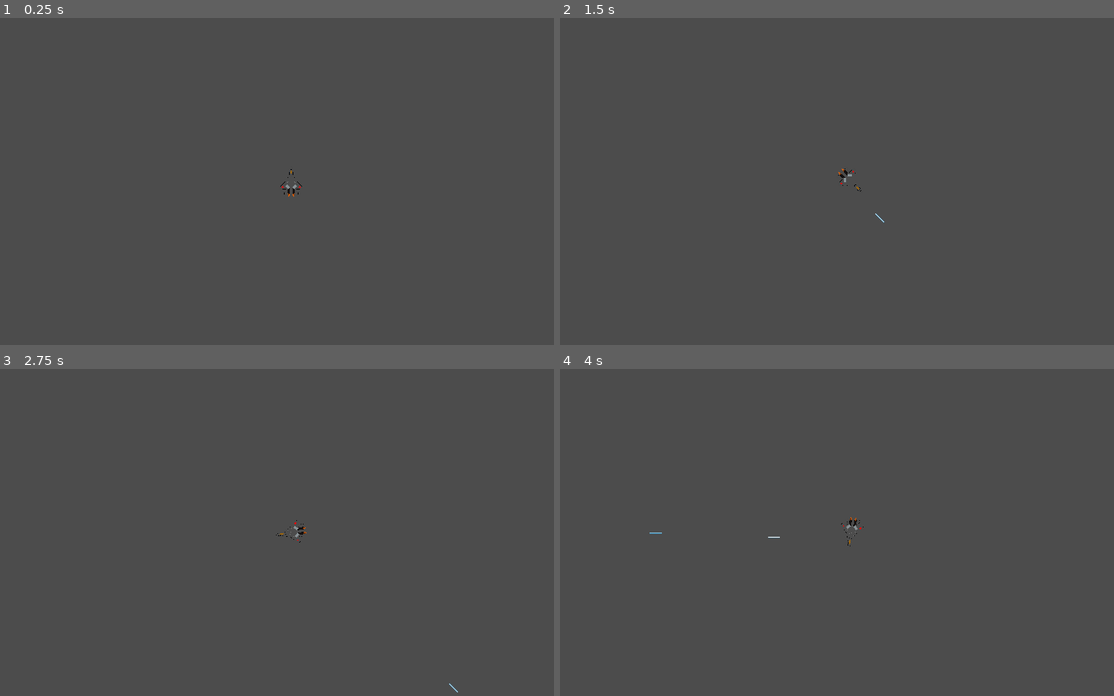
Above: before the commit, frames 1-4 (two rows, left to right).
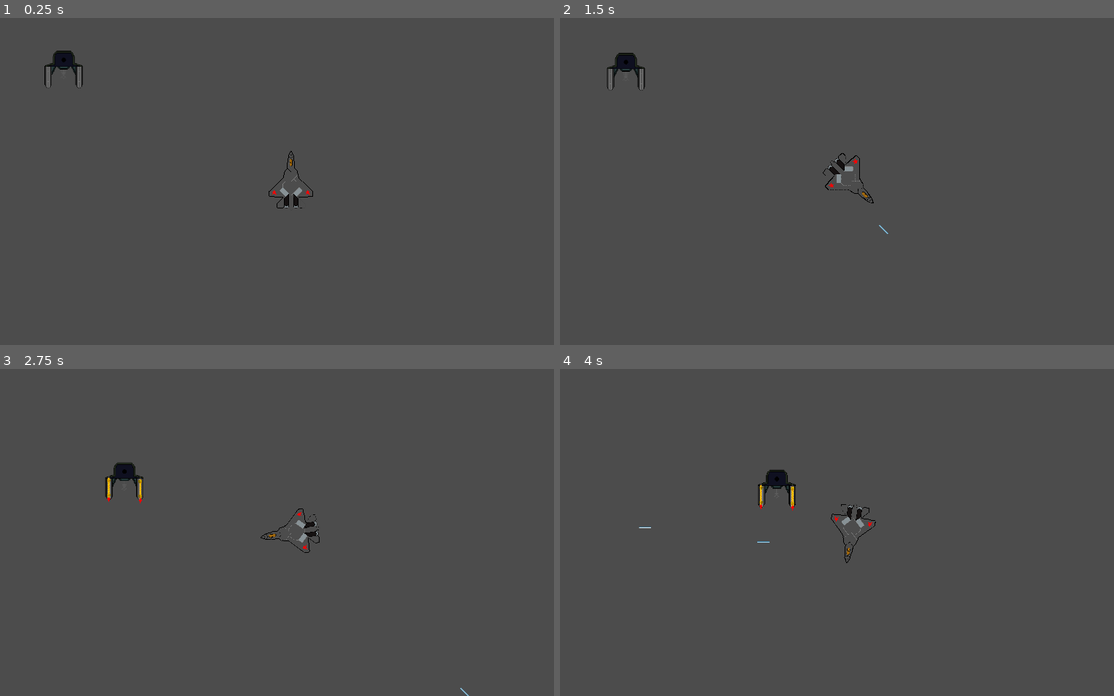
Above: after the commit, the same moments.

Repository: devGameJavali/Boar-Invaders
Game: Godot game, scene res://Scenario/Tests.tscn
The game is run twice, just before and just after one commit, with the same random seed, the same clock (stepped at 60 frames per second) and the same inputs. The project has no main scene, so this scene is started directly.
Inputs (mouse positions are in pixels of both pictures, inside the frame that each line leads up to):
- Up to frame 1 (0.25 s): no input
- Up to frame 2 (1.5 s): tap Enter at 0.5 s; move the mouse to (981, 165) at 0.52 s; press the mouse at (981, 165) at 0.53 s; hold Right (ui_right) 0.53-1.28 s; move the mouse to (737, 197) at 1.27 s; release the mouse at (737, 197) at 1.28 s; hold Down (ui_down) from 1.28 s (still down); right-click (737, 197) at 1.35 s
- Up to frame 3 (2.75 s): move the mouse to (349, 460) at 2.02 s; release Down (ui_down) at 2.03 s; press the mouse at (349, 460) at 2.03 s; hold Right (ui_right) from 2.03 s (still down)
- Up to frame 4 (4 s): move the mouse to (820, 597) at 2.77 s; release Right (ui_right) at 2.78 s; release the mouse at (820, 597) at 2.78 s; hold Up (ui_up) 2.78-3.53 s; right-click (820, 597) at 2.85 s; click (820, 597) at 2.92 s; move the mouse to (1025, 581) at 3.52 s; press the mouse at (1025, 581) at 3.53 s; hold Left (ui_left) from 3.53 s (still down)

The runs differ from the first frame. In frame 1, 0.6% of the frame differs, in the area x 8-57%, y 10-59%; in frame 2, 0.6%; in frame 3, 0.6%; in frame 4, 0.6%, in the area x 14-58%, y 30-60%.

Commit message:
Graphical fire and rocket launcher improvements

Diff:
--- a/Enemies/Invader/Army.gd
+++ b/Enemies/Invader/Army.gd
@@ -5,9 +5,17 @@
 func lTween():
 	$Tween.interpolate_property(self,"position",position,Vector2(position.x-move,position.y),0.3,Tween.TRANS_CUBIC,Tween.EASE_IN)
 	$Tween.start()
+	for i in $troops.get_children():
+		if i.name == "reTimer":
+			continue
+		i._leftFire(1)
 func rTween():
 	$Tween.interpolate_property(self,"position",position,Vector2(position.x+move,position.y),0.3,Tween.TRANS_CUBIC,Tween.EASE_IN)
 	$Tween.start()
+	for i in $troops.get_children():
+		if i.name == "reTimer":
+			continue
+		i._rightFire(1)
 func dTween():
 	$Tween.interpolate_property(self,"position",position,Vector2(position.x,position.y+move),0.3,Tween.TRANS_CUBIC,Tween.EASE_IN)
 	$Tween.start()
@@ -15,6 +23,7 @@
 
 
 func _on_actionTimer_timeout():
+	print($troops.get_children())
 	if act%8 == 0:
 		dTween()
 		if side ==0:
@@ -29,3 +38,10 @@
 		lTween()
 	act+=1
 	pass # Replace with function body.
+
+
+func _on_Tween_tween_completed(object, key):
+	for i in $troops.get_children():
+		if i.name == "reTimer":
+			continue
+		i._hideFire()
--- a/Enemies/Invader/Army.tscn
+++ b/Enemies/Invader/Army.tscn
@@ -2,8 +2,6 @@
 
 [ext_resource path="res://Enemies/Invader/Army.gd" type="Script" id=1]
 [ext_resource path="res://Enemies/Invader/troops.gd" type="Script" id=2]
-
-
 
 [node name="Army" type="Node2D"]
 script = ExtResource( 1 )
@@ -23,3 +21,4 @@
 
 [connection signal="timeout" from="troops/reTimer" to="troops" method="_on_reTimer_timeout"]
 [connection signal="timeout" from="actionTimer" to="." method="_on_actionTimer_timeout"]
+[connection signal="tween_completed" from="Tween" to="." method="_on_Tween_tween_completed"]
--- a/Enemies/Invader/Invader.gd
+++ b/Enemies/Invader/Invader.gd
@@ -7,7 +7,6 @@
 
 
 func _on_shoot_timeout():
-	var p = get_global_transform()[2]
 	var action = randi()%12
 	if action ==4:
 		shoot($cL.get_global_transform()[2],root)
@@ -19,3 +18,15 @@
 func _on_Timer_timeout():
 	$shoot.start()
 	pass # Replace with function body.
+
+
+func _leftFire(s):
+	if s == 1:
+		$fireL.show()
+func _rightFire(s):
+	if s == 1:
+		$fireR.show()
+
+func _hideFire():
+	$fireR.hide()
+	$fireL.hide()
--- a/Enemies/Invader/Invader.tscn
+++ b/Enemies/Invader/Invader.tscn
@@ -1,8 +1,8 @@
-[gd_scene load_steps=4 format=2]
+[gd_scene load_steps=5 format=2]
 
 [ext_resource path="res://Enemies/Invader/Invader.gd" type="Script" id=1]
 [ext_resource path="res://Enemies/Invader/ene_1.png" type="Texture" id=2]
-
+[ext_resource path="res://Enemies/Invader/nave_1_fogo.png" type="Texture" id=3]
 
 [sub_resource type="RectangleShape2D" id=1]
 extents = Vector2( 23.8612, 41.467 )
@@ -13,7 +13,7 @@
 position = Vector2( 208.712, 182.149 )
 script = ExtResource( 1 )
 
-[node name="Sprite" type="Sprite" parent="." groups=[
+[node name="body" type="Sprite" parent="." groups=[
 "enemy",
 ]]
 rotation = 3.14159
@@ -42,5 +42,16 @@
 [node name="cM" type="Position2D" parent="."]
 position = Vector2( -0.475647, -45.6626 )
 
+[node name="fireR" type="Sprite" parent="."]
+visible = false
+position = Vector2( -54.5, -25.5 )
+texture = ExtResource( 3 )
+
+[node name="fireL" type="Sprite" parent="."]
+visible = false
+position = Vector2( 55.5, -25.5 )
+texture = ExtResource( 3 )
+flip_h = true
+
 [connection signal="timeout" from="shoot" to="." method="_on_shoot_timeout"]
 [connection signal="timeout" from="Timer" to="." method="_on_Timer_timeout"]
--- a/Enemies/Invader/troops.gd
+++ b/Enemies/Invader/troops.gd
@@ -7,7 +7,6 @@
 	spawn_squad()
 
 func spawn_squad():
-	var start_pos= 110 * size.x
 	for i in range(0,size.x):
 		idList.append([])
 		for j in range(0,size.y):
--- a/Enemies/MissileBatery(3)/Missile.tscn
+++ b/Enemies/MissileBatery(3)/Missile.tscn
@@ -7,6 +7,8 @@
 extents = Vector2( 10, 20 )
 
 [node name="Missile" type="Area2D"]
+rotation = 1.5708
+scale = Vector2( 2, 1 )
 script = ExtResource( 1 )
 
 [node name="Sprite" type="Sprite" parent="." groups=[
@@ -19,4 +21,7 @@
 rotation = 1.5708
 shape = SubResource( 1 )
 
+[node name="start" type="Timer" parent="."]
+
 [connection signal="body_entered" from="." to="." method="_on_Missile_body_entered"]
+[connection signal="timeout" from="start" to="." method="_on_start_timeout"]
--- a/Enemies/MissileBatery(3)/MissileBat.gd
+++ b/Enemies/MissileBatery(3)/MissileBat.gd
@@ -9,6 +9,12 @@
 	return false
 func _on_shooter_timeout():
 	var rocket = missile.instance()
+	var rocket2 = missile.instance()
 	get_node("..").add_child(rocket)
-	rocket.start(get_global_transform(),$"../Ship")
+	get_node("..").add_child(rocket2)
+	rocket.global_transform[2] = $Missile.get_global_transform()[2]
+	rocket2.global_transform[2] = $Missile2.get_global_transform()[2]
+	rocket.start($Missile.get_global_transform(),$"../Ship")
+	rocket2.start($Missile2.get_global_transform(),$"../Ship")
+	#rocket.start(get_global_transform(),$"../Ship")
 	pass # Replace with function body."."
--- a/Enemies/MissileBatery(3)/MissileBat.tscn
+++ b/Enemies/MissileBatery(3)/MissileBat.tscn
@@ -9,6 +9,7 @@
 [node name="MissileBat" type="StaticBody2D" groups=[
 "enemy",
 ]]
+position = Vector2( 226, 134 )
 script = ExtResource( 1 )
 
 [node name="Sprite" type="Sprite" parent="."]
@@ -23,4 +24,14 @@
 [node name="CollisionShape2D" type="CollisionShape2D" parent="."]
 shape = SubResource( 1 )
 
+[node name="Missile" type="Position2D" parent="."]
+position = Vector2( 52, 60 )
+rotation = 1.5708
+scale = Vector2( 2, 1 )
+
+[node name="Missile2" type="Position2D" parent="."]
+position = Vector2( -52, 56 )
+rotation = 1.5708
+scale = Vector2( 2, 1 )
+
 [connection signal="timeout" from="shooter" to="." method="_on_shooter_timeout"]
--- a/Scenario/Tests.tscn
+++ b/Scenario/Tests.tscn
@@ -1,8 +1,12 @@
-[gd_scene load_steps=2 format=2]
+[gd_scene load_steps=3 format=2]
 
 [ext_resource path="res://Ship/Ship.tscn" type="PackedScene" id=1]
+[ext_resource path="res://Enemies/MissileBatery(3)/MissileBat.tscn" type="PackedScene" id=2]
 
 [node name="Tests" type="Node2D"]
 
 [node name="Ship" parent="." instance=ExtResource( 1 )]
 position = Vector2( 1525, 1400 )
+
+[node name="MissileBat" parent="." instance=ExtResource( 2 )]
+position = Vector2( 775, 1000 )
--- a/Ship/Missile.gd
+++ b/Ship/Missile.gd
@@ -7,7 +7,11 @@
 var acceleration = Vector2.ZERO
 var target
 
+
+func _ready():
+	set_physics_process(false)
 func start(_transform,_target):
+	$start.start()
 	global_transform = _transform
 	velocity = transform.x * speed
 	target = _target
@@ -28,6 +32,13 @@
 
 func _on_Missile_body_entered(body):
 	if body.is_in_group("player"):
-		$"../Interface/VSplitContainer/life"._update(-5)
+		#$"../Interface/VSplitContainer/life"._update(-5)
 		queue_free()
 	pass # Replace with function body.
+
+
+func _on_start_timeout():
+	print("here")
+	set_physics_process(true)
+	$start.queue_free()
+	pass # Replace with function body.
--- a/Ship/Ship.gd
+++ b/Ship/Ship.gd
@@ -8,7 +8,6 @@
 func _ready():
 	if Root.col != null:
 		get_color()
-	print(anim)
 const SPEED:int = 400
 const ACEL = 25
 const REST = 5
@@ -21,10 +20,12 @@
 	elif Input.is_action_pressed("ui_left"):
 		rotation_degrees-=3
 	if Input.is_action_pressed("ui_up"):
+		$sprites/Burn.show()
 		velocity += (Vector2(100,0).rotated(deg2rad(rotation_degrees-90)).normalized())*8
 	elif Input.is_action_pressed("ui_down"):
 		velocity -= (Vector2(100,0).rotated(deg2rad(rotation_degrees-90)).normalized())*8
 	else:
+		$sprites/Burn.hide()
 		velocity.y = inertia(velocity.y)
 		velocity.x = inertia(velocity.x)
 		#velocity -=(Vector2(10,0).rotated(deg2rad(rotation_degrees-90)).clamped(SPEED))/2
--- a/Ship/Ship.tscn
+++ b/Ship/Ship.tscn
@@ -1,12 +1,14 @@
-[gd_scene load_steps=4 format=2]
+[gd_scene load_steps=5 format=2]
 
 [ext_resource path="res://Ship/Ship.gd" type="Script" id=1]
 [ext_resource path="res://Ship/COLOR.png" type="Texture" id=2]
 [ext_resource path="res://Ship/BODY.png" type="Texture" id=3]
+[ext_resource path="res://Ship/BURNING.png" type="Texture" id=4]
 
 [node name="Ship" type="KinematicBody2D" groups=[
 "player",
 ]]
+scale = Vector2( 2, 2 )
 collision_layer = 7
 collision_mask = 7
 script = ExtResource( 1 )
@@ -33,9 +35,15 @@
 [node name="Body" type="Sprite" parent="sprites"]
 texture = ExtResource( 3 )
 
+[node name="Burn" type="Sprite" parent="sprites"]
+visible = false
+position = Vector2( 0, 76 )
+texture = ExtResource( 4 )
+
 [node name="CollisionShape2D" type="CollisionPolygon2D" parent="." groups=[
 "player",
 ]]
+visible = false
 polygon = PoolVector2Array( -0.266251, -50.4056, -14, -4, -36, 24, -12, 26, 14, 26, 36, 24, 14, -4 )
 
 [connection signal="timeout" from="shoot" to="." method="_on_shoot_timeout"]
--- a/Ship/sprites.gd
+++ /dev/null
@@ -1,38 +0,0 @@
-extends Node2D
-var w = 0
-var b =0
-var e =0
-var wings = ["res://Ship/Parts/WINGS1.png","res://Ship/Parts/WINGS2.png"]
-var bodies = ["res://Ship/Parts/BODY1.png","res://Ship/Parts/BODY2.png"]
-var engines =["res://Ship/Parts/ENGINE1.png","res://Ship/Parts/ENGINE2.png"]
-
-func _updateText():
-	$wings.texture = load(wings[w])
-	$body.texture = load(bodies[b])
-	$engine.texture = load(engines[e])
-
-func _on_wing_pressed():
-	if w==0:
-		w=1
-	else:
-		w=0
-	_updateText()
-	pass # Replace with function body.
-
-
-func _on_body_pressed():
-	if b==0:
-		b=1
-	else:
-		b=0
-	_updateText()
-	pass # Replace with function body.
-
-
-func _on_engine_pressed():
-	if e==0:
-		e=1
-	else:
-		e=0
-	_updateText()
-	pass # Replace with function body.
Binary file added: Enemies/Invader/nave_1_fogo.png
Not shown, added: Enemies/Invader/nave_1_fogo.png.import
Binary file changed: Ship/BODY.png
Binary file added: Ship/BURNING.png
Not shown, added: Ship/BURNING.png.import
Binary file changed: Ship/COLOR.png
